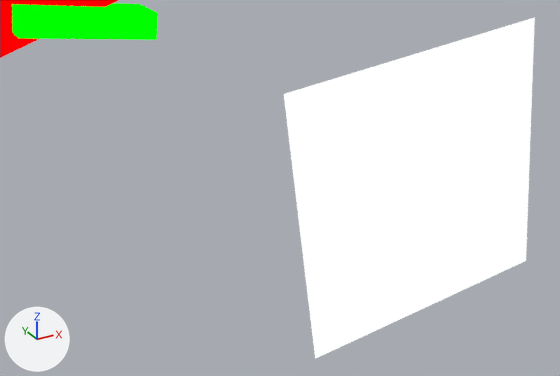
What one commit did to the Blender file assets-source/blender/motion/brachiosaurus-dance.blend.
Camera for both pictures: a 50 mm camera at (79.6, -33.49, 66.63) aimed at (81.88, -29.35, 64.56). Lighting does not change. The marker at lower left points along +X, +Y and +Z. The first picture is the older version.

The first picture shows 'DinoTycoon_Motion_brachiosaurus_dance_eye', 'DinoTycoon_Motion_brachiosaurus_dance_head', 'DinoTycoon_Motion_brachiosaurus_dance_jaw'.
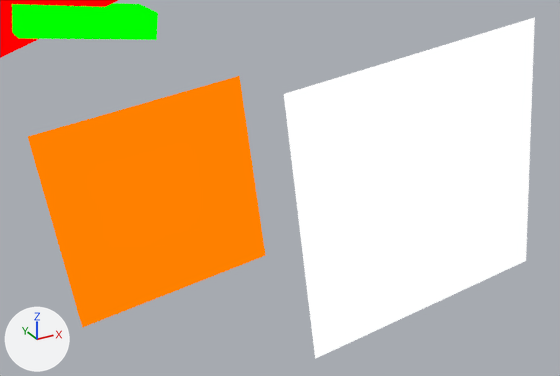
Pixel boxes (x1, y1, x2, y2) of what changed, in the pictures (560 x 376 px):
'DinoTycoon_Motion_brachiosaurus_dance_eye_white', added (orange)
    after: (28, 76, 266, 328)

The change, as a list of edits to the scene's bpy script:
```text
Add mat_dinotycoon_role_y:
    mat_dinotycoon_role_y = emission_material('DinoTycoon_Role_Y')
    mat_dinotycoon_role_y.base_color = (1.0, 0.216, 0.0)  # orange #ff8000
Add me_dinotycoon_motion_brachiosaurus_dance_sample_eye_white:
    me_dinotycoon_motion_brachiosaurus_dance_sample_eye_white.from_pydata([(80.37, -29.0, 65.08), (81.76, -29.0, 65.26), (81.95, -29.0, 63.87), (80.56, -29.0, 63.69), (80.37, -29.0, 65.08), (81.76, -29.0, 65.26), (81.95, -29.0, 63.87), (80.56, -29.0, 63.69)], [], [(3, 2, 1, 0), (4, 5, 6, 7), (0, 1, 5, 4), (1, 2, 6, 5), (2, 3, 7, 6), (3, 0, 4, 7)])
    me_dinotycoon_motion_brachiosaurus_dance_sample_eye_white.materials.append(mat_dinotycoon_role_y)  # orange #ff8000
Add ob_dinotycoon_motion_brachiosaurus_dance_eye_white:
    ob_dinotycoon_motion_brachiosaurus_dance_eye_white = bpy.data.objects.new('DinoTycoon_Motion_brachiosaurus_dance_eye_white', me_dinotycoon_motion_brachiosaurus_dance_sample_eye_white)
    ob_dinotycoon_motion_brachiosaurus_dance_eye_white.location = (0.0, 0.0, 0.0)
```
